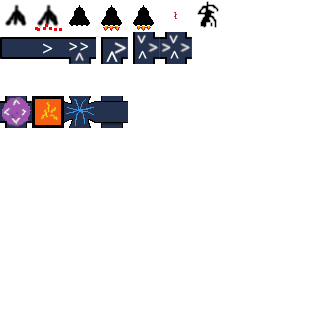
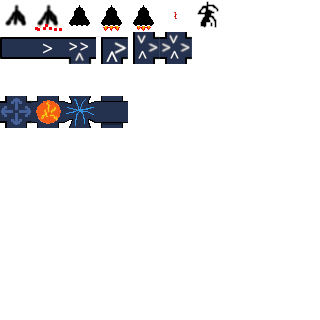
Layer changes from the first 320px x 320px image to the second:
painted on "Sink" over (32, 96, 64, 128)
painted on "Source" over (1, 96, 31, 127)
